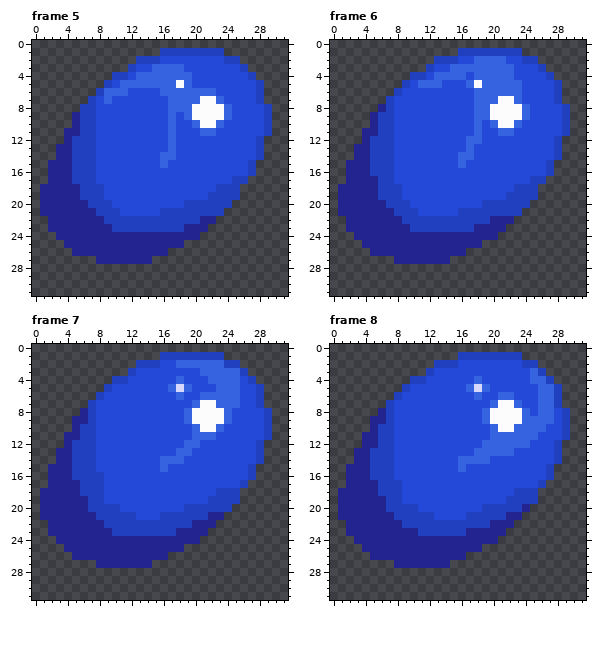
Pixel-art file: sprites/character_sonic_spindash.ase. Above, as it was before the edit.
32x32 pixels, 12 frames. Shown: frame 5, frame 6, frame 7, frame 8. The commit also changed other frames, which this record leaves out.
The same view after the edit:
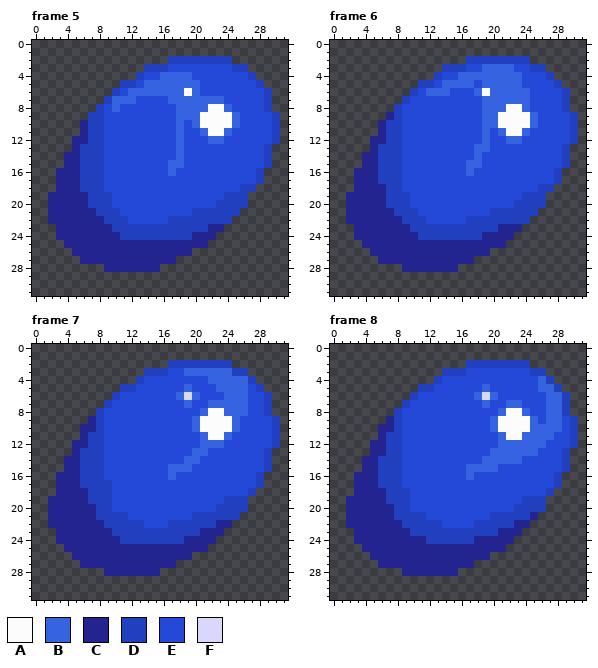
Palette (. is transparent): A #fcfcfc  B #3663e0  C #242490  D #2040c0  E #2448d8  F #d8d8fc
The edit:
Changed rows in their new state; - is an unchanged pixel.
Frame 5:
first column x 1:
 1 ---------------........-------
 2 ------------....DDDDDDD-.-----
 3 -----------..DDDEE------D-----
 4 ---------...DEE---------------
 5 --------..DDE----B-B----------
 6 -------..DEBBBB---A-EE-----ED-
 7 ------..DBBB--------BB-----ED-
 8 -----..D-B------E--BB---------
 9 ----..-D--------EB-B---AB---ED
10 ----.C-D--------EB----AAB---ED
11 ---..C-D--------EB---AAB----ED
12 ---.CC-D--------EB---BB----EED
13 --..C--D--------EB---------ED-
14 --.-C--D-------EEB---------ED-
15 -..-C--D-------EBB--------EED-
16 -.--C--D--------B---------ED--
17 -.--C--D----------------EEED--
18 ..--------------------EEEDD---
19 .----C--D------------EE--D----
20 .-----------------EEEE--DD----
21 .--------------EEEE----DD-----
22 -----------EEEEE----DDDD------
23 -.----------------DDDCC-------
24 ----------DDDDDDDDD-CC--------
25 ------------------CCC---------
26 ----------------CCC-----------
27 -----CC-------CCC-------------
28 --------CCCCCCC---------------
Frame 6:
first column x 1:
 1 ---------------........-------
 2 ------------....DDDDDDD-.-----
 3 -----------..DDDEE------D-----
 4 ---------...DEE-B-----B-------
 5 --------..DDEBBB-E------------
 6 -------..D-BBB----A----B---ED-
 7 ------..D--------E--BB-B---ED-
 8 -----..D---------E-BB---------
 9 ----..CD---------E-B---AB---ED
10 ----.C-D---------EB---AAB---ED
11 ---..C-D---------EB--AAB----ED
12 ---.CC-D--------EEB--BB----EED
13 --..C--D--------EBB--------ED-
14 --.-C--D-------EEB---------ED-
15 -..-C--D-------EBB--------EED-
16 -.--C--D--------B---------ED--
17 -.-----D----------------EEED--
18 ..---C----------------EEEDD---
19 .----C--D------------EE--D----
20 .-----------------EEEE--DD----
21 .--------------EEEE----DD-----
22 -----------EEEEE---DDDDD------
23 -.---------------DDD-CC-------
24 ----------DDDDDDDD--CC--------
25 ------------------CCC---------
26 ----------------CCC-----------
27 -----CC-------CCC-------------
28 --------CCCCCCC---------------
Frame 7:
first column x 1:
 1 ---------------........-------
 2 ------------....DDDDDDD-.-----
 3 -----------..DDD--BB----D-----
 4 ---------...D----E-------B----
 5 --------..DD----EE-------B----
 6 -------..D--------FBEEE--B-ED-
 7 ------..D---------BEEB---B-ED-
 8 -----..D----------EEB---BB----
 9 ----..CD----------EB---AB---ED
10 ----.CCD--------------AAB---ED
11 ---..C-D-----------E-AAB----ED
12 ---.CC-D----------EEBBB----EED
13 --..C--D---------EEBB------ED-
14 --.-C--D-------EEEBB-------ED-
15 -..-C--D-------EBBB-------EED-
16 -.--C-----------B---------ED--
17 -.------D----------------EED--
18 ..---C--D-------------EEEED---
19 .-------D------------EE--D----
20 .-----C--E--------EEEE--DD----
21 .----------E---EEEE--DDDD-----
22 -------------EEE---DDDCC------
23 -.---------------DDD-CC-------
24 ----------DDDDDDDD--CC--------
25 ------------------CCC---------
26 ----------------CCC-----------
27 -----CC-------CCC-------------
28 --------CCCCCCC---------------
Frame 8:
first column x 1:
 1 ---------------........-------
 2 ------------....DDDDDDD-.-----
 3 -----------..DDD--------D-----
 4 ---------...D----E------E-----
 5 --------..DD----EE------------
 6 -------..D--------FBEE---E-BD-
 7 ------..D---------BEEB---E-BD-
 8 -----..D----------EEB----E-B--
 9 ----..CD----------EB---A-E-BED
10 ----.CCD--------------AA--BBED
11 ---..C-D-----------E-AA--BB-ED
12 ---.-C-D----------EE----BB-EED
13 --..CC-D---------EE---BBB--ED-
14 --.-C--D-------EEE-BBBB----ED-
15 -..-C--D-------EBBBB------EED-
16 -.--C--D--------B---------ED--
17 -.-----------------------EED--
18 ..---C--D-------------EEEED---
19 .-------D------------EE--D----
20 .-----C--E--------EEEE-DDD----
21 .----------E----EEE--DDDC-----
22 -------------EEEE--DDDCC------
23 -.-------D------DDDD-CC-------
24 -----------DDDDDD---CC--------
25 ------------------CCC---------
26 ----------------CCC-----------
27 -----CC-------CCC-------------
28 --------CCCCCCC---------------
